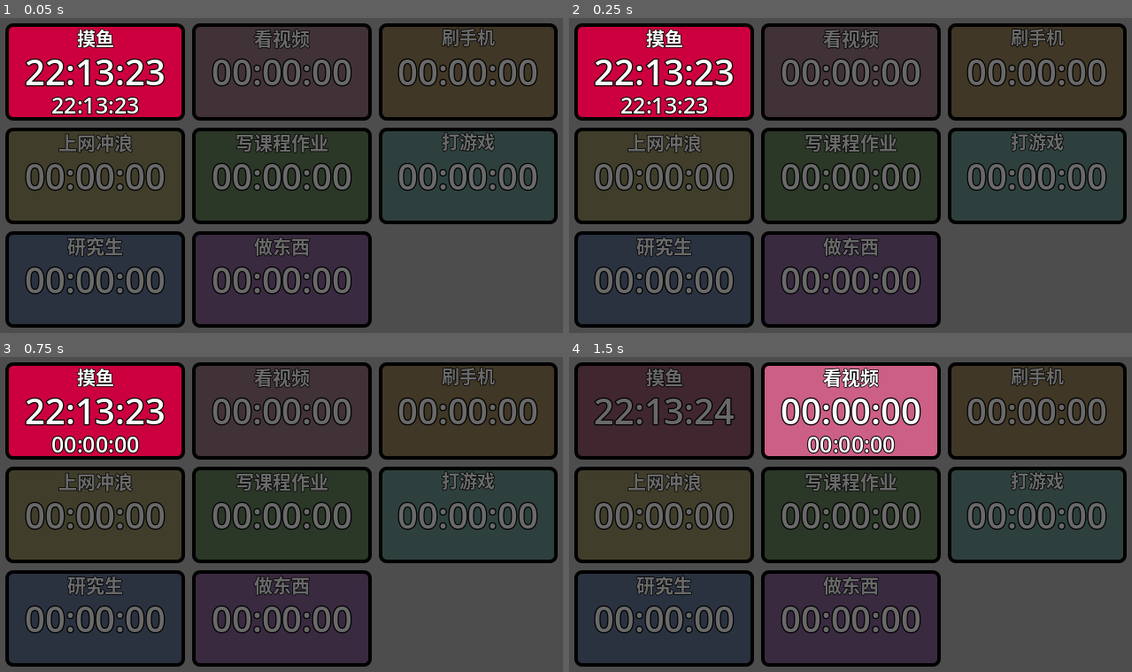
Above: before the commit, frames 1-4 (two rows, left to right).
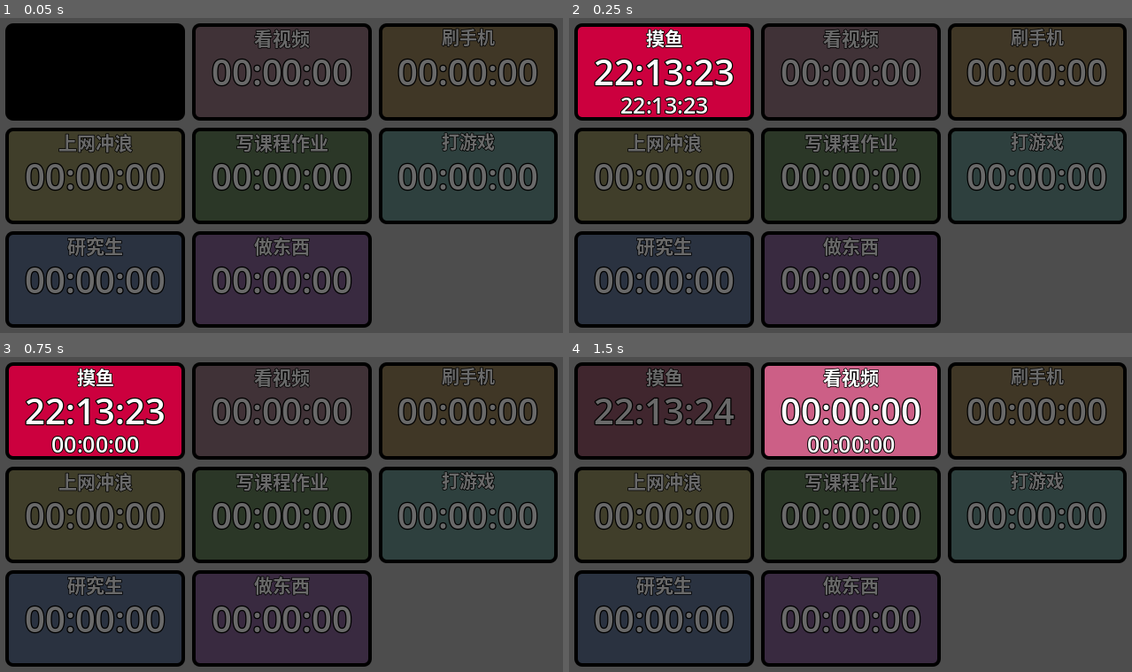
Above: after the commit, the same moments.

Repository: febilly/timer
Game: Godot game, scene res://main.tscn
The game is run twice, just before and just after one commit, with the same random seed, the same clock (stepped at 60 frames per second) and the same inputs.
Inputs (mouse positions are in pixels of both pictures, inside the frame that each line leads up to):
- Up to frame 1 (0.05 s): no input
- Up to frame 2 (0.25 s): no input
- Up to frame 3 (0.75 s): click (95, 410) at 0.5 s
- Up to frame 4 (1.5 s): click (850, 410) at 1.25 s

The runs differ from the first frame. In frame 1, 8.5% of the frame differs, in the area x 1-33%, y 2-32%; in frame 2, nothing differs; in frame 3, nothing differs; in frame 4, nothing differs.

Commit message:
按钮被按下时，不论按钮是不是在本设备被按下的，都进行闪烁

Diff:
--- a/Scripts/timer_button.gd
+++ b/Scripts/timer_button.gd
@@ -27,6 +27,7 @@
 var last_timestamp: int = 0  # 最近一次按下的时间戳
 
 var was_pressed: bool = false
+var is_local_press: bool = false
 
 func _ready() -> void:
 	# _set_color(base_color)
@@ -131,6 +132,7 @@
 	if not was_pressed:
 		last_timestamp = Metronome.seconds
 
+	is_local_press = true
 	clicked.emit(self)
 	flash()
 
@@ -141,7 +143,11 @@
 
 func remote_press() -> void:
 	button_pressed = true
-	pass
+
+	if not is_local_press:
+		flash()
+
+	is_local_press = false
 
 func remote_release() -> void:
 	button_pressed = false
